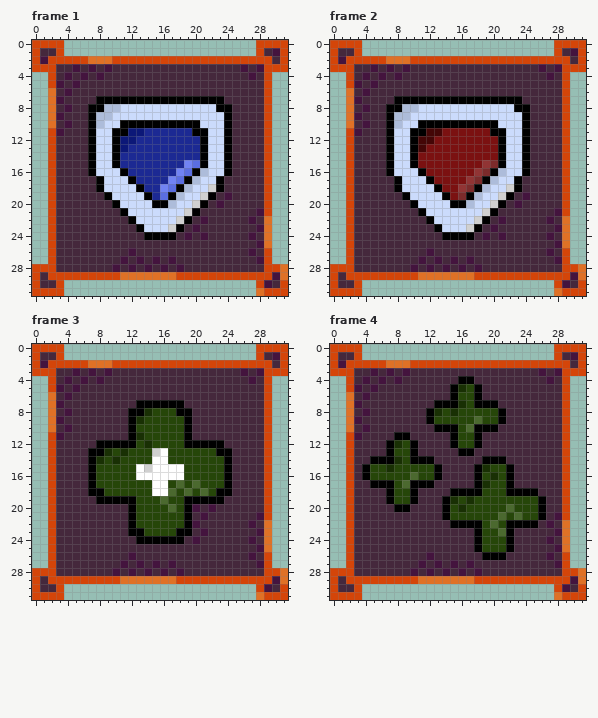
A pixel-art file gets an edit: assets/raw/icons-32x32.ase. The first picture shows the starting point.
32x32 pixels, 10 frames. Colours within 5 levels of each other are drawn and written as one. Shown: frame 1, frame 2, frame 3, frame 4. The commit also changed other frames, which this record leaves out.
Now the later version:
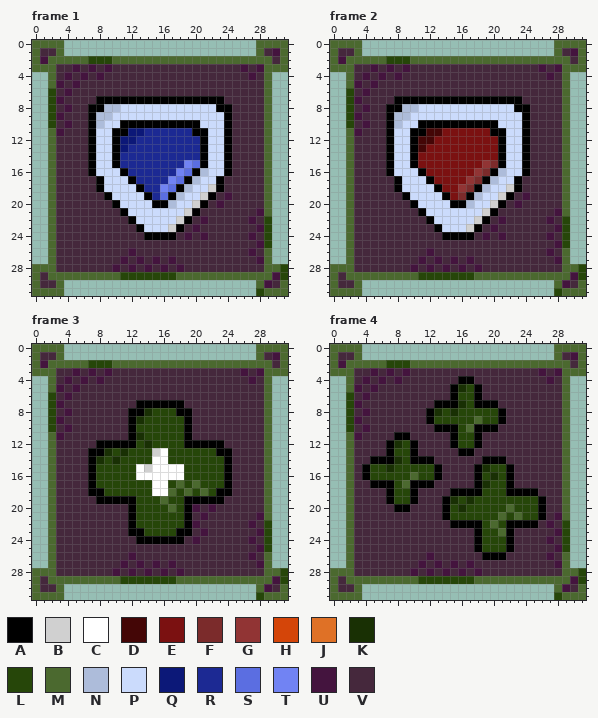
Palette (. is transparent): A #000000  B #d0d0d0  C #ffffff  D #440606  E #7b1111  F #7b2b2b  G #913434  H #d44509  J #df7126  K #193004  L #264609  M #4b692f  N #adbcda  P #cbdbfc  Q #0c1878  R #1c2993  S #5b6ee1  T #7183f3  U #44143e  V #45283c
Edits made:
layer "BorderRare" now hidden
layer "BorderEpic" now hidden
Frame 1:
Colour J becomes colour L in row 2 at x 7 to 9; in rows 6 to 10 at x 2; in rows 22 to 25 at x 29; in row 28 at x 31; in row 29 at x 11 to 17 and 31; in row 31 at x 28.
Colour H becomes colour M in row 0 at x 0 to 3 and 28 to 31; in row 1 at x 0, 3, 28 and 31; in row 2 at x 0, 2 to 6, 10 to 29 and 31; in row 3 at x 0 to 2 and 29 to 31; in rows 4 to 5 at x 2 and 29; in rows 6 to 10 at x 29.
Colour H becomes colour M in rows 11 to 21 at x 2 and 29; in rows 22 to 25 at x 2; in rows 26 to 27 at x 2 and 29; in row 28 at x 0 to 2 and 29 to 30; in row 29 at x 0, 2 to 10 and 18 to 29; in row 30 at x 0, 3, 28 and 31.
Colour H becomes colour M in row 31 at x 0 to 3 and 29 to 31.
Frame 2: the same change as frame 1
Frame 3: the same change as frame 1
Frame 4: the same change as frame 1
Pixel boxes of the changes (left, top, right, bottom) in both pictures:
changed: (32, 40, 288, 296)
changed: (330, 40, 586, 296)
changed: (32, 344, 288, 600)
changed: (330, 344, 586, 600)
